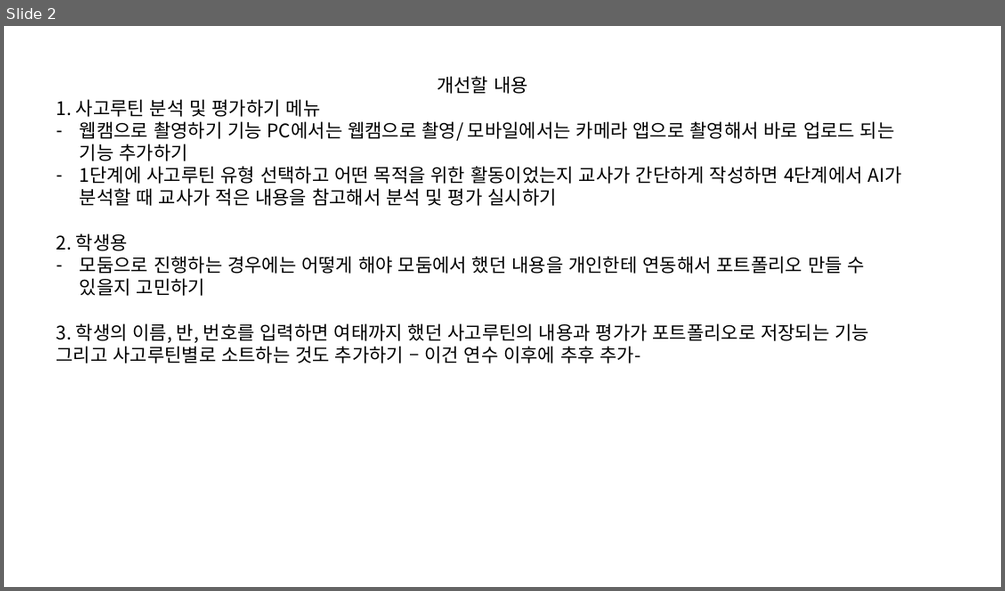
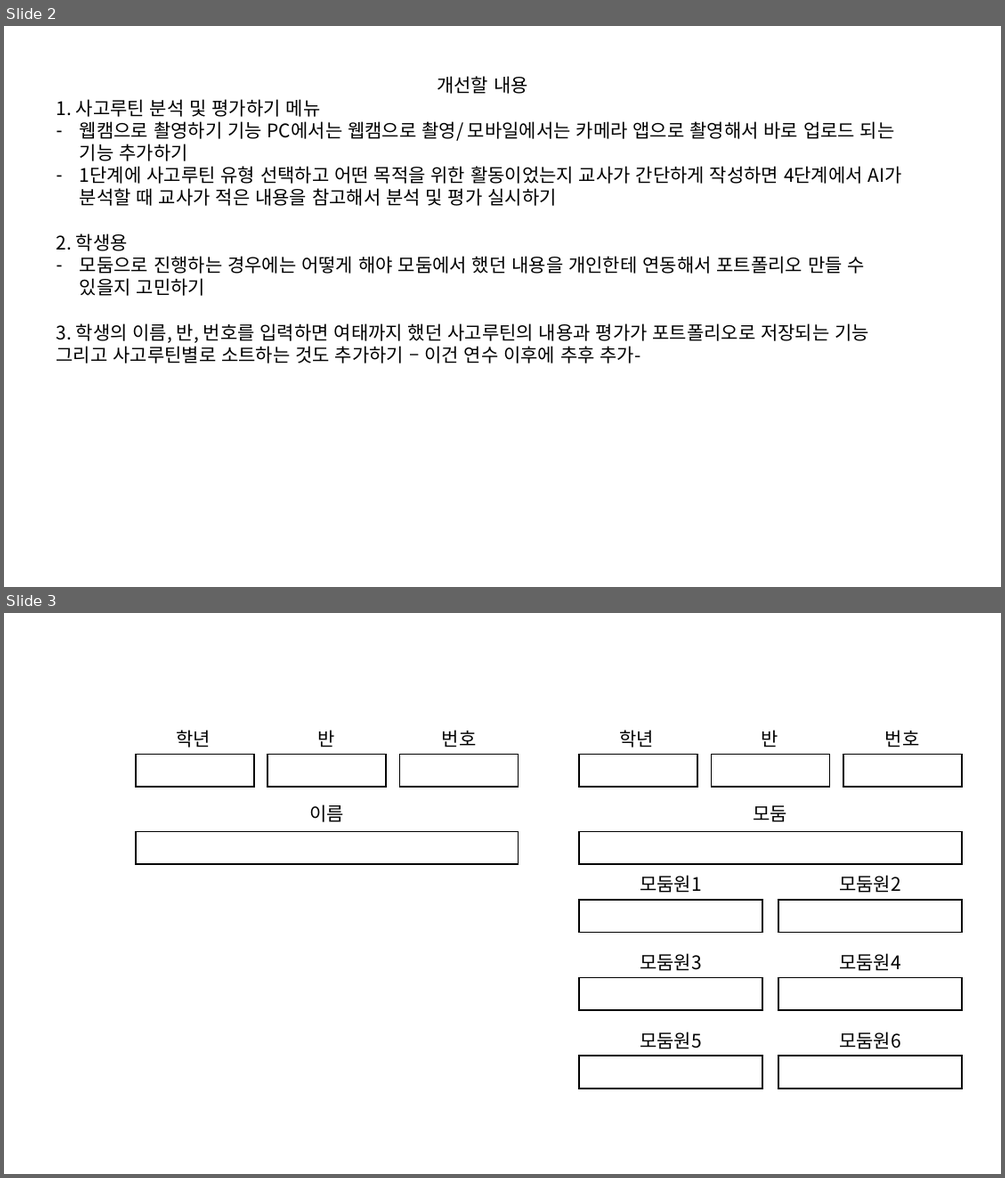
Before and after one commit to qo1598/thinking_routines, a slide deck: 프레젠테이션1.pptx. Shown one above the other, each under a label of ours: slide 2 before the commit, slides 2 and 3 after it. The pictures are 1005x591 and 1005x1178 pixels, drawn with LibreOffice and Linux fonts; fonts in the diff are those of the drawing. Boxes give left, top, right and bottom in pixels: in the first picture for what was removed or moved away, otherwise in the second. Text is boxed around its words. In the diff, an @@ line names an element or a change of style, - is before the commit and + after.

```diff
--- a/프레젠테이션1.pptx
+++ b/프레젠테이션1.pptx
@@ slide 3 added at [4,613,1001,1174], background #FFFFFF @@
@@ text added at [176,730,210,747], 18 pt, text #000000 @@
+학년
@@ text added at [317,730,334,747], 18 pt, text #000000 @@
+반
@@ text added at [442,730,477,747], 18 pt, text #000000 @@
+번호
@@ text added at [619,730,654,747], 18 pt, text #000000 @@
+학년
@@ text added at [760,730,777,747], 18 pt, text #000000 @@
+반
@@ text added at [885,730,920,747], 18 pt, text #000000 @@
+번호
@@ rectangle added at [136,755,254,787], outline #000000 1.5 pt @@
@@ rectangle added at [268,755,386,787], outline #000000 1.5 pt @@
@@ rectangle added at [399,755,518,787], outline #000000 1.5 pt @@
@@ rectangle added at [579,755,697,787], outline #000000 1.5 pt @@
@@ rectangle added at [712,755,830,787], outline #000000 1.5 pt @@
@@ rectangle added at [843,755,961,787], outline #000000 1.5 pt @@
@@ text added at [310,804,345,822], 18 pt, text #000000 @@
+이름
@@ text added at [753,805,788,822], 18 pt, text #000000 @@
+모둠
@@ rectangle added at [136,831,518,864], outline #000000 1.5 pt @@
@@ rectangle added at [579,831,961,864], outline #000000 1.5 pt @@
@@ text added at [639,875,702,892], 18 pt, text #000000 @@
+모둠원1
@@ text added at [839,875,901,892], 18 pt, text #000000 @@
+모둠원2
@@ rectangle added at [579,900,762,933], outline #000000 1.5 pt @@
@@ rectangle added at [778,900,962,933], outline #000000 1.5 pt @@
@@ text added at [639,953,702,971], 18 pt, text #000000 @@
+모둠원3
@@ text added at [839,953,901,971], 18 pt, text #000000 @@
+모둠원4
@@ rectangle added at [579,978,762,1011], outline #000000 1.5 pt @@
@@ rectangle added at [778,978,962,1011], outline #000000 1.5 pt @@
@@ text added at [639,1031,702,1049], 18 pt, text #000000 @@
+모둠원5
@@ text added at [839,1031,901,1049], 18 pt, text #000000 @@
+모둠원6
@@ rectangle added at [579,1055,762,1088], outline #000000 1.5 pt @@
@@ rectangle added at [778,1055,962,1088], outline #000000 1.5 pt @@
```
Also in this commit, not shown: 1 other file.
